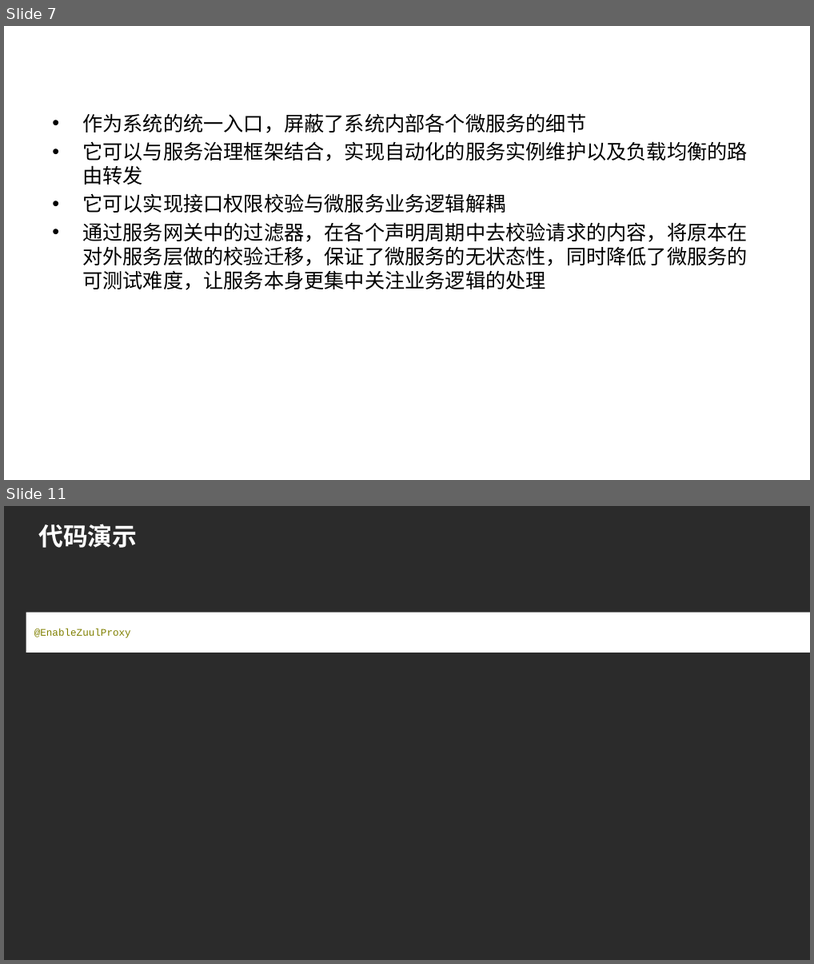
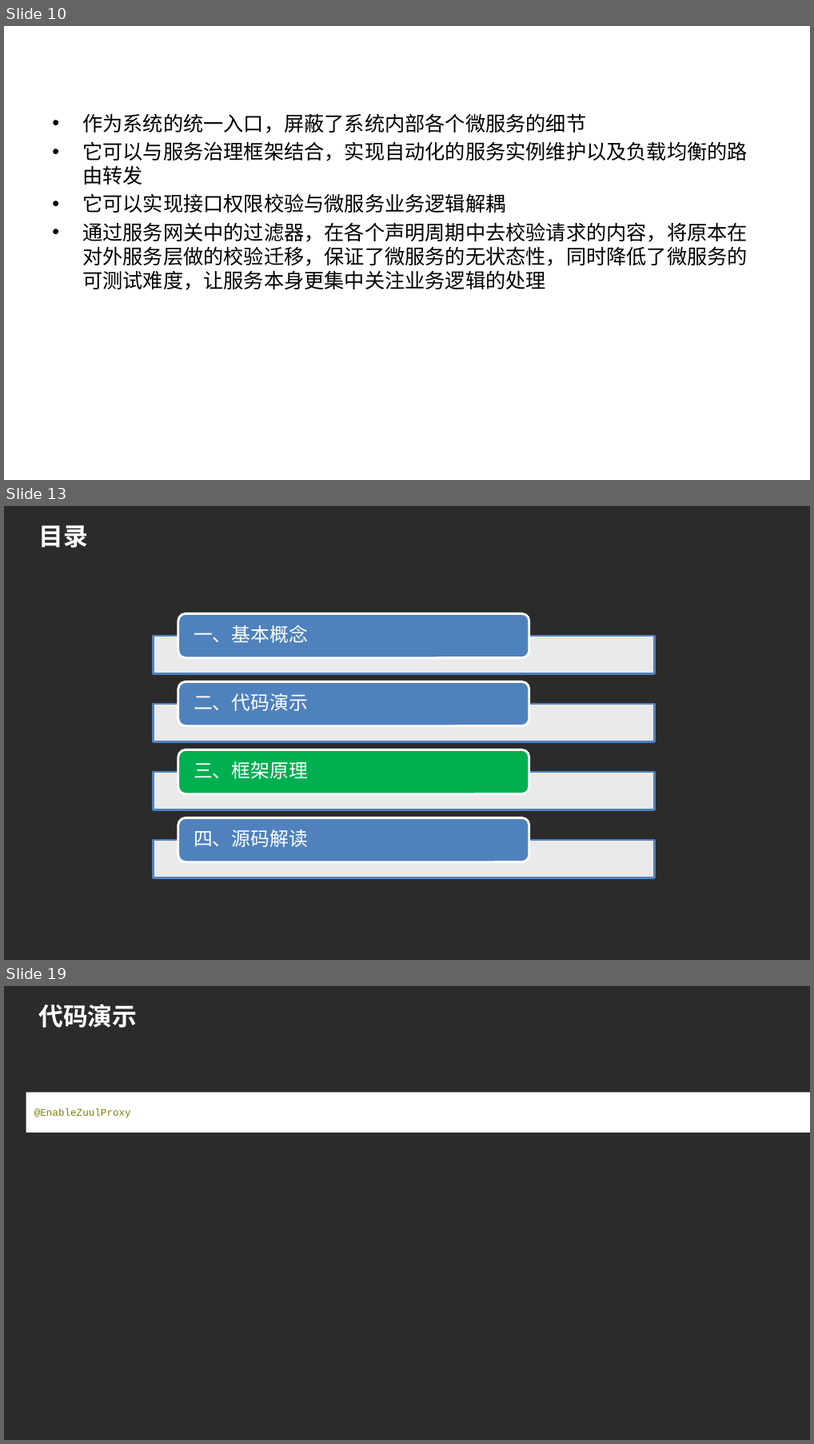
Before and after one commit to hlniceguy/spring-cloud-demo, a slide deck: doc/Spring Cloud Zuul.pptx. Shown one above the other, each under a label of ours: slides 7 and 11 before the commit, slides 10, 13 and 19 after it; the slides between them are not shown. The pictures are 814x964 and 814x1444 pixels, drawn with LibreOffice and Linux fonts; fonts in the diff are those of the drawing; background and template pictures are left out; a plain dark background stands for a picture behind light text. Boxes give left, top, right and bottom in pixels: in the first picture for what was removed or moved away, otherwise in the second. Text is boxed around its words. In the diff, an @@ line names an element or a change of style, - is before the commit and + after.

```diff
--- a/doc/Spring Cloud Zuul.pptx
+++ b/doc/Spring Cloud Zuul.pptx
@@ slide 13 added at (4, 506, 810, 960), background picture (left out) @@
@@ title added at (38, 525, 87, 548), 22 pt, text #FFFFFF, bold @@
+目录
@@ group added at (153, 613, 654, 878): 4 rectangles, 4 rounded rectangles, 4 texts @@
+一、基本概念
+二、代码演示
+三、框架原理
+四、源码解读
@@ what was slide 7 is now slide 10 @@
@@ what was slide 11 is now slide 19 @@
```
Also in this commit, not shown: 3 slides changed, 10 other slides added, 2 slides removed, 2 other files.
